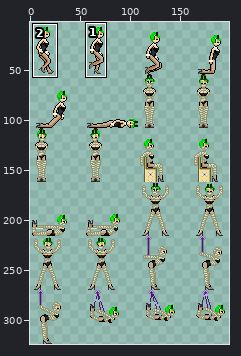
Sprite sheet -- Platformer/Assets/Images/Damsels/Damsel3.png. Above: a wide view before the commit, with the close-up outlined.
Close-up. Old version:
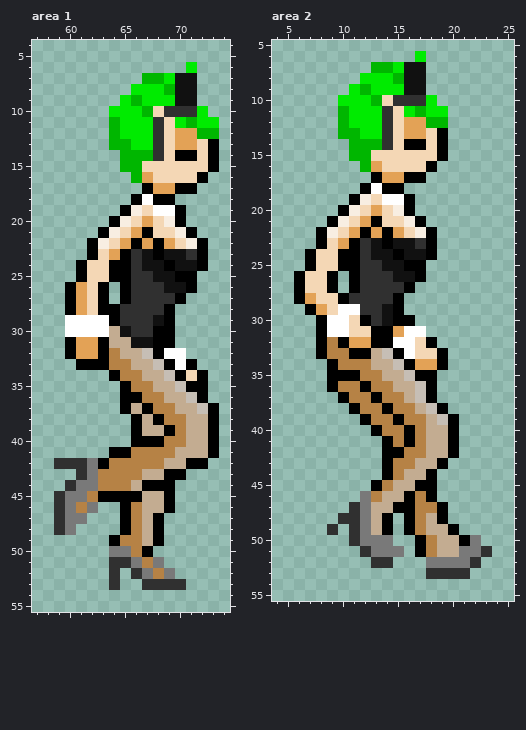
The file is 216x324 pixels. Colours within 5 levels of each other are drawn and written as one. Shown: area 1: x 57..74, y 4..55; area 2: x 4..25, y 5..55. The wide view leaves out empty margins. The commit also changed other parts of the picture, which this record leaves out.
Once edited:
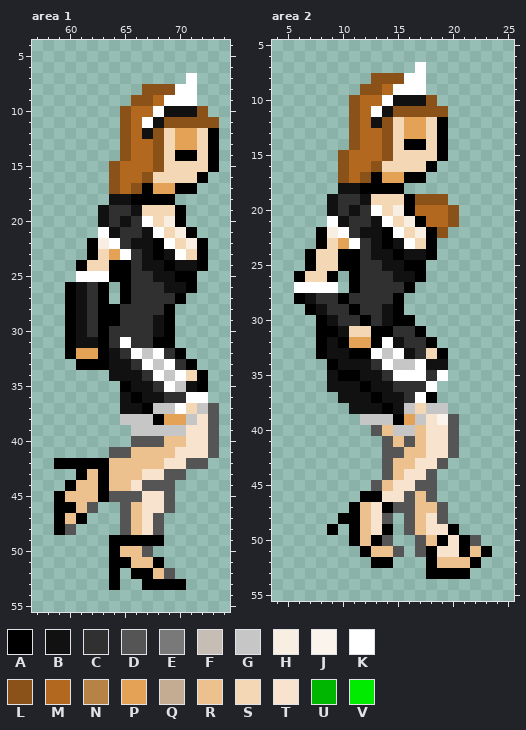
Palette (. is transparent): A #000000  B #111111  C #303030  D #555555  E #797979  F #c6beb5  G #c6c6c6  H #f8eee2  J #faf4ec  K #ffffff  L #8a5118  M #b2681f  N #b68245  P #e3a256  Q #c3ac91  R #ecc18e  S #f4d7b5  T #f8e4ce  U #00b600  V #00eb00
Change:
Changed rows in their new state; - is an unchanged pixel.
Area 1:
first column x 59:
 6 ------------.--
 7 --------....K--
 8 -------.LLLKK--
 9 ------.LLMKKK--
10 -----.LMMKBBBL-
11 -----.LMKBLLLLL
12 -----.LMBL---SA
13 -----.LMML-----
14 ------LMML-----
15 -----LMMML-----
16 -----LMML------
17 -----LML-------
18 -----BB-A------
19 ----BCCB-SS----
20 ----BCBCK------
21 ----KBCCBK-----
22 -----KCBB-K----
23 ------K----KS--
25 --KKK----------
26 --BC-----------
27 --BC-----------
28 --BC-----------
29 -ABCA----------
30 -ABCACC--B-----
31 --BB-CKCC------
32 -----BCKGKCA---
33 -----BBCKGKC---
34 -----BBBCKGK---
35 -------BBCKGB--
36 ------B-BBCCKK-
37 ------BB-GGKSGD
38 ------GGG-PPGTD
39 -------GGGGGTTD
40 -------DDDRRTTD
41 -----DDRRRRTTTD
42 AAAA-RRRRRTTDD-
43 --ARARRRTTDD---
44 -ARRARRTDDD----
45 ARRR-DDDTTD----
46 AARD--DRTTD----
47 ARA---DRTD-----
48 AD----DRTD-----
49 ------AAA------
50 -----ARRD------
51 -----AARRA-----
52 -----A-AARD----
53 -----A--AAAA---
Area 2:
first column x 9:
 6 --------.---
 7 ----....K---
 8 ---.LLLKK---
 9 --.LLMKKK---
10 -.LMMKBBBL--
11 -.LMKBLLLLL-
12 -.LMBL---SA-
13 -.LMML------
14 --LMML------
15 -LMMML------
16 -LMML-------
17 -LML--------
18 -BB-A-------
19 BCCB-SS-LLL-
20 BCBCK---MMML
21 KBCCBK---MML
22 -KCBB-K---L-
23 --K----KS---
first column x 6:
27 KKKK--------------
28 -BCC--------------
29 --BCCA------------
30 ---BCC------------
31 ---AB----CCA------
32 ---B----KBCC------
33 ---BB--KGKBC------
34 ----BBBCKGGKBB----
35 ---B--BBCKKKCK----
36 ---BBB-BBCCCK-----
37 ----BBB-BBCK------
38 -----BBB-BGSGG----
39 ------GGG-PGTJD---
40 -------DRGGRTTD---
41 --------DRDRTTD---
42 --------DDRRTTD---
43 --------DRRTTD----
44 --------DRTTD-----
45 -------DRTTDD-----
46 ------AATTDRD-----
47 -----ARTADDRRD----
48 ----AARTD-DRTD----
49 ---A-ART--DRTT----
50 -----ARAD--DRAT-D-
51 ------ARRD-DATTARA
52 -------AA---ARRRA-
53 ------------AAAA--
